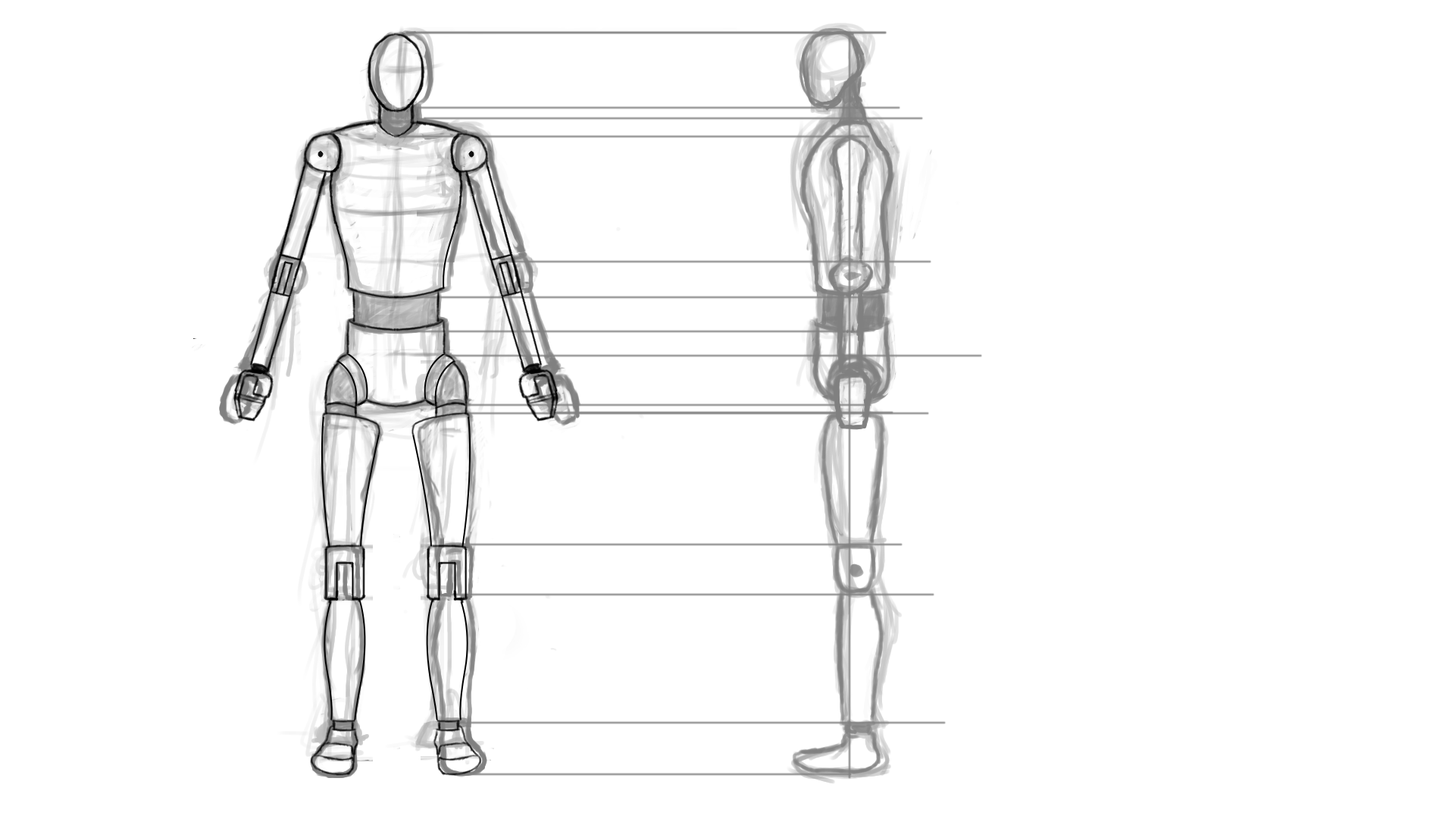
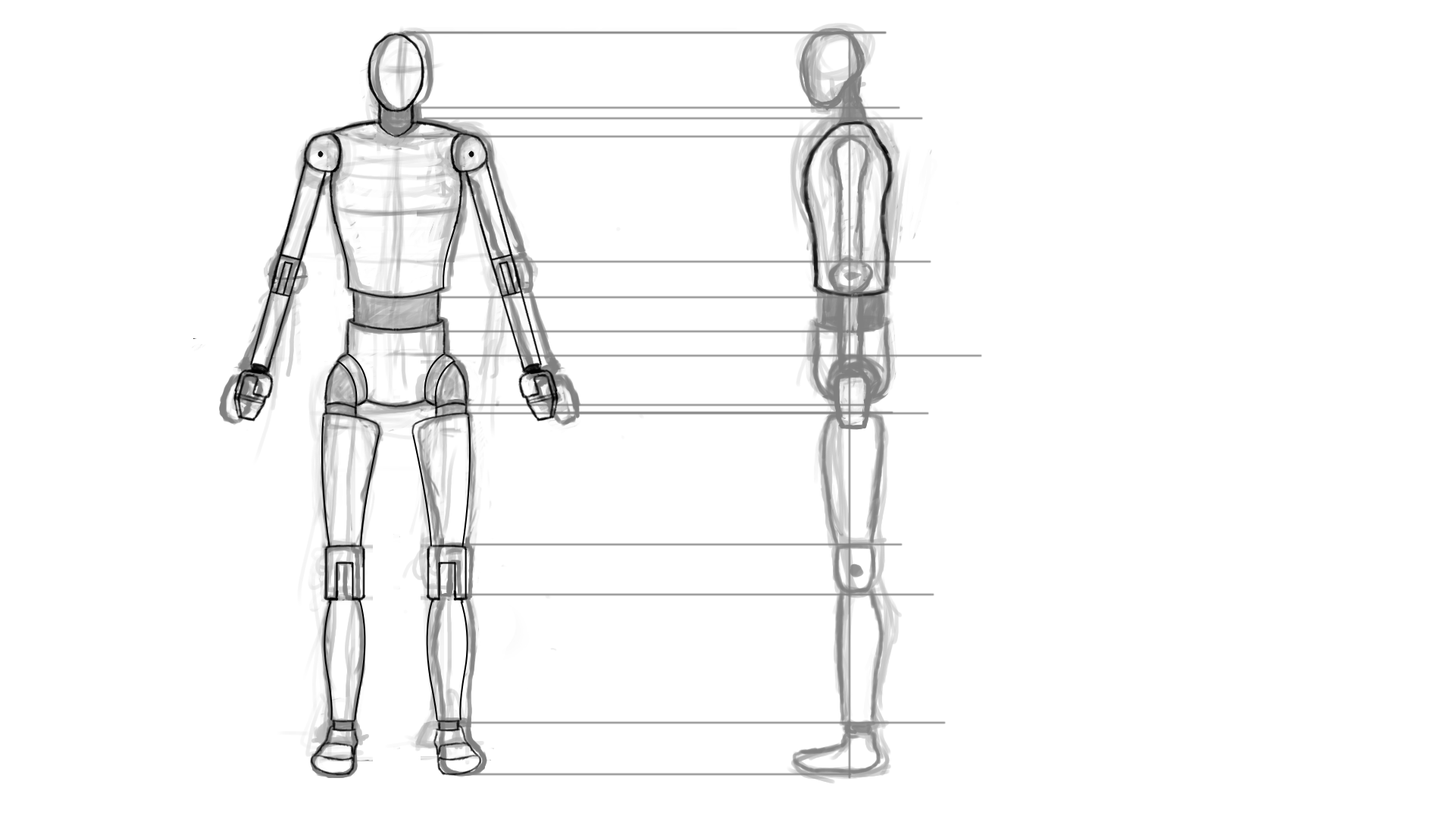
Comparing the layer stacks of the two (1455, 819) images. Changes:
added layer "Layer #1" above "Layer" over [801,121,893,298]
painted on "Layer" over [494,395,501,407]
painted on "Layer #2" over [267,270,308,280]
